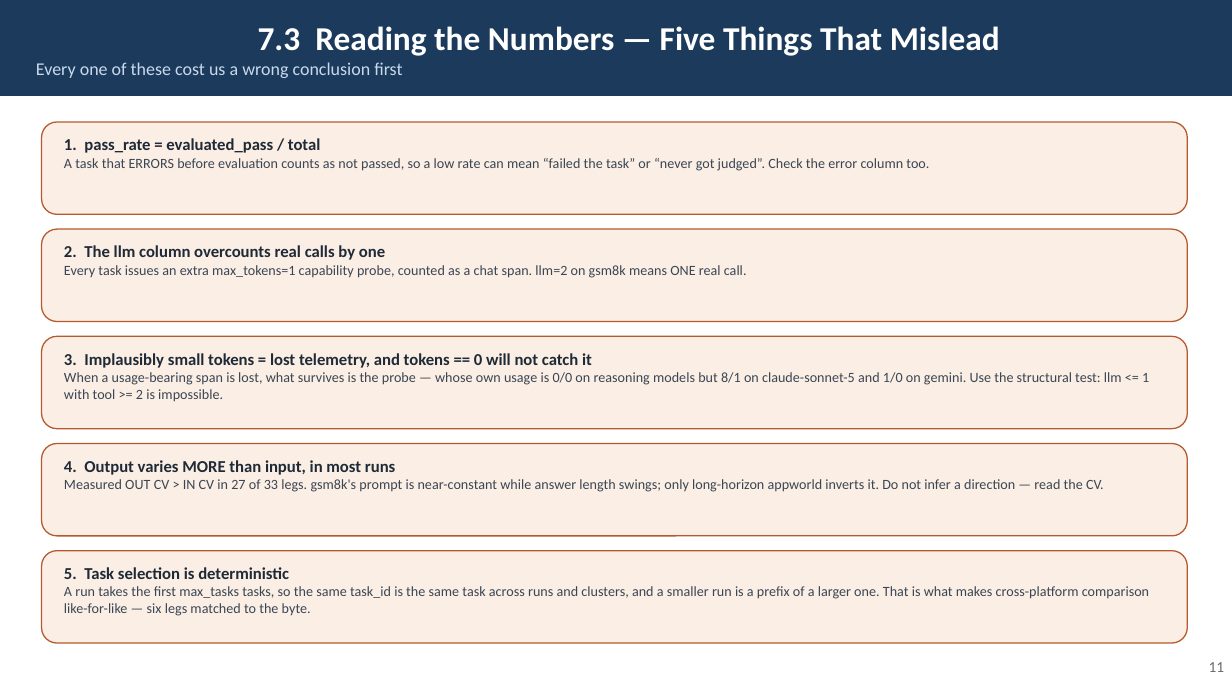
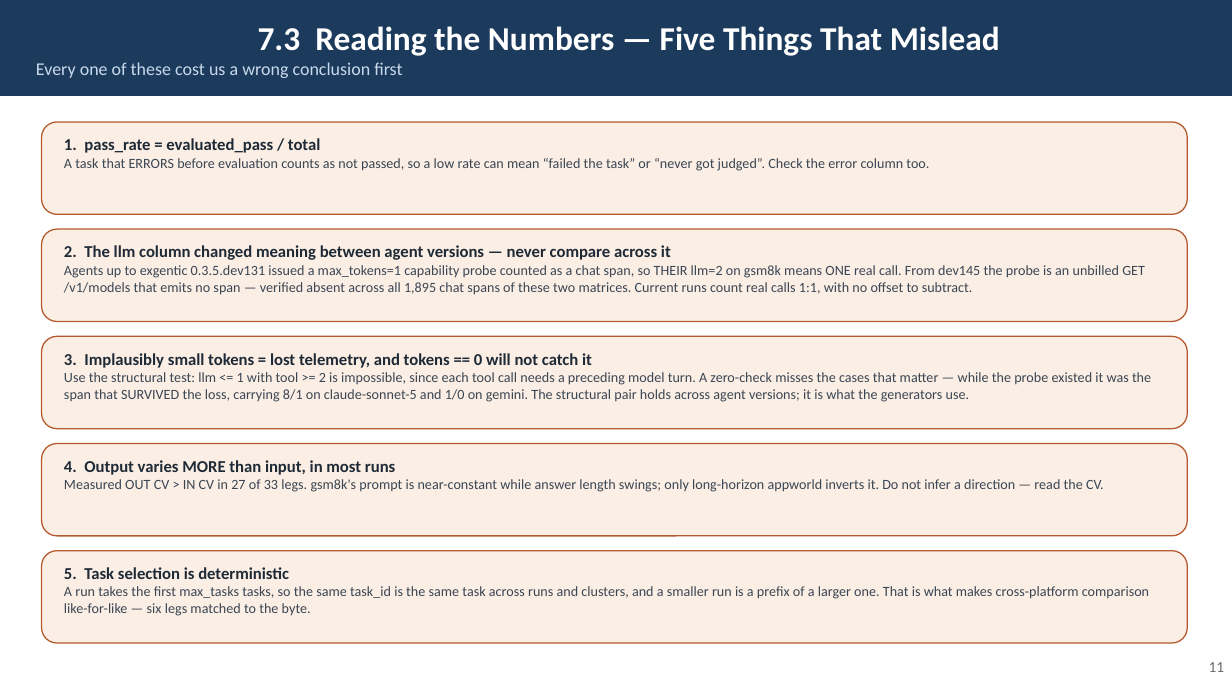
Before and after one commit to rossoctl/autobench, a slide deck: slide 11 of docs/AutoBench.pptx. Drawn at 1232x693 pixels with LibreOffice and Linux fonts; fonts in the diff are those of the drawing. Boxes give left, top, right and bottom in pixels: in the first picture for what was removed or moved away, otherwise in the second. Text is boxed around its words. In the diff, an @@ line names an element or a change of style, - is before the commit and + after.

```diff
--- a/docs/AutoBench.pptx
+++ b/docs/AutoBench.pptx
@@ text in rounded rectangle at (x1=64, y1=245, x2=1145, y2=295): text changed @@
-2. The llm column overcounts real calls by one
-Every task issues an extra max_tokens=1 capability probe, counted as a chat span. llm=2 on gsm8k means ONE real call.
+2. The llm column changed meaning between agent versions — never compare across it
+Agents up to exgentic 0.3.5.dev131 issued a max_tokens=1 capability probe counted as a chat span, so THEIR llm=2 on gsm8k means ONE real call. From dev145 the probe is an unbilled GET /v1/models that emits no span — verified absent across all 1,895 chat spans of these two matrices. Current runs count real calls 1:1, with no offset to subtract.
@@ text in rounded rectangle at (x1=64, y1=372, x2=1151, y2=402): text changed @@
-When a usage-bearing span is lost, what survives is the probe — whose own usage is 0/0 on reasoning models but 8/1 on claude-sonnet-5 and 1/0 on gemini. Use the structural test: llm <= 1 with tool >= 2 is impossible.
+Use the structural test: llm <= 1 with tool >= 2 is impossible, since each tool call needs a preceding model turn. A zero-check misses the cases that matter — while the probe existed it was the span that SURVIVED the loss, carrying 8/1 on claude-sonnet-5 and 1/0 on gemini. The structural pair holds across agent versions; it is what the generators use.
```
Also in this commit, not shown: 7 other slides changed, 1 slide added, 1 slide removed, 1 other file.
